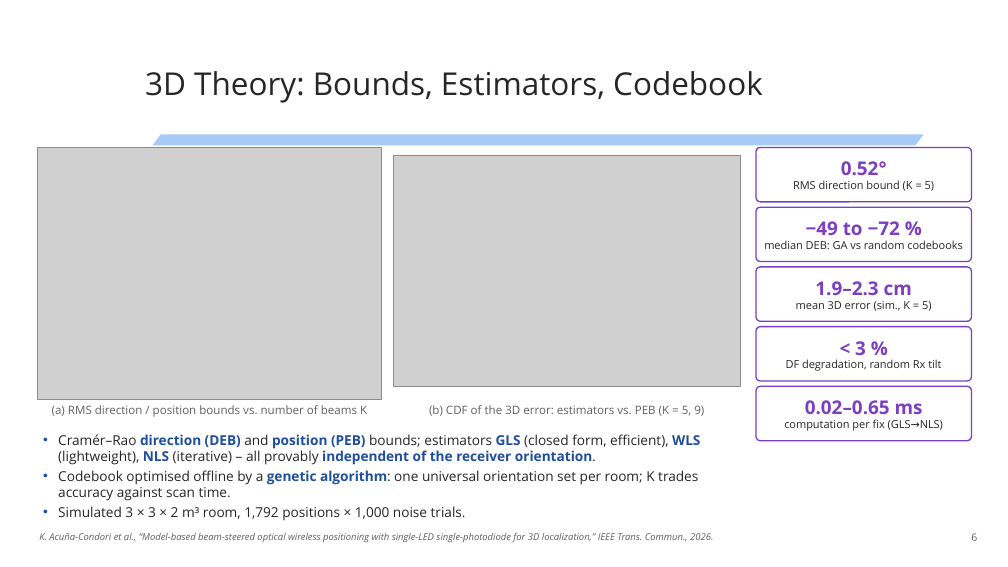
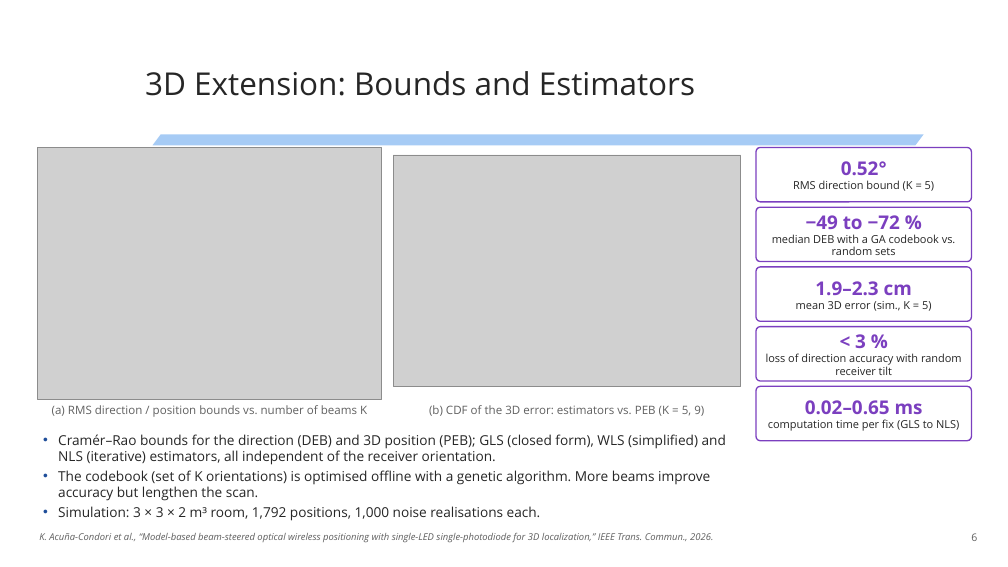
Before and after one commit to kevin-acuna/simulation_VLP, a slide deck: slide 6 of OPTI-6G/ArchWG_Presentation/OPTI-6G_ArchWG_Beamsteering_Positioning_UVSQ_2026-11-20.pptx. Drawn at 1008x567 pixels with LibreOffice and Linux fonts; fonts in the diff are those of the drawing; grey boxes stand for pictures; background and template pictures are left out. Boxes give left, top, right and bottom in pixels: in the first picture for what was removed or moved away, otherwise in the second. Text is boxed around its words. In the diff, an @@ line names an element or a change of style, - is before the commit and + after.

```diff
--- a/OPTI-6G/ArchWG_Presentation/OPTI-6G_ArchWG_Beamsteering_Positioning_UVSQ_2026-11-20.pptx
+++ b/OPTI-6G/ArchWG_Presentation/OPTI-6G_ArchWG_Beamsteering_Positioning_UVSQ_2026-11-20.pptx
@@ title at (145,71,695,96): text changed @@
-3D Theory: Bounds, Estimators, Codebook
+3D Extension: Bounds and Estimators
@@ text in rounded rectangle at (772,234,956,255): text changed @@
-median DEB: GA vs random codebooks
+median DEB with a GA codebook vs. random sets
@@ text in rounded rectangle at (766,353,962,375): text changed @@
-DF degradation, random Rx tilt
+loss of direction accuracy with random receiver tilt
@@ text in rounded rectangle at (768,419,959,431): text changed @@
-computation per fix (GLS→NLS)
+computation time per fix (GLS to NLS)
@@ text at (58,434,726,521): text changed @@
-• Cramér–Rao direction (DEB) and position (PEB) bounds; estimators GLS (closed form, efficient), WLS (lightweight), NLS (iterative) – all provably independent of the receiver orientation.
-• Codebook optimised offline by a genetic algorithm: one universal orientation set per room; K trades accuracy against scan time.
-• Simulated 3 × 3 × 2 m³ room, 1,792 positions × 1,000 noise trials.
+• Cramér–Rao bounds for the direction (DEB) and 3D position (PEB); GLS (closed form), WLS (simplified) and NLS (iterative) estimators, all independent of the receiver orientation.
+• The codebook (set of K orientations) is optimised offline with a genetic algorithm. More beams improve accuracy but lengthen the scan.
+• Simulation: 3 × 3 × 2 m³ room, 1,792 positions, 1,000 noise realisations each.
```
Also in this commit, not shown: 15 other slides changed, 1 slide added, 2 slides removed, 41 other files.
